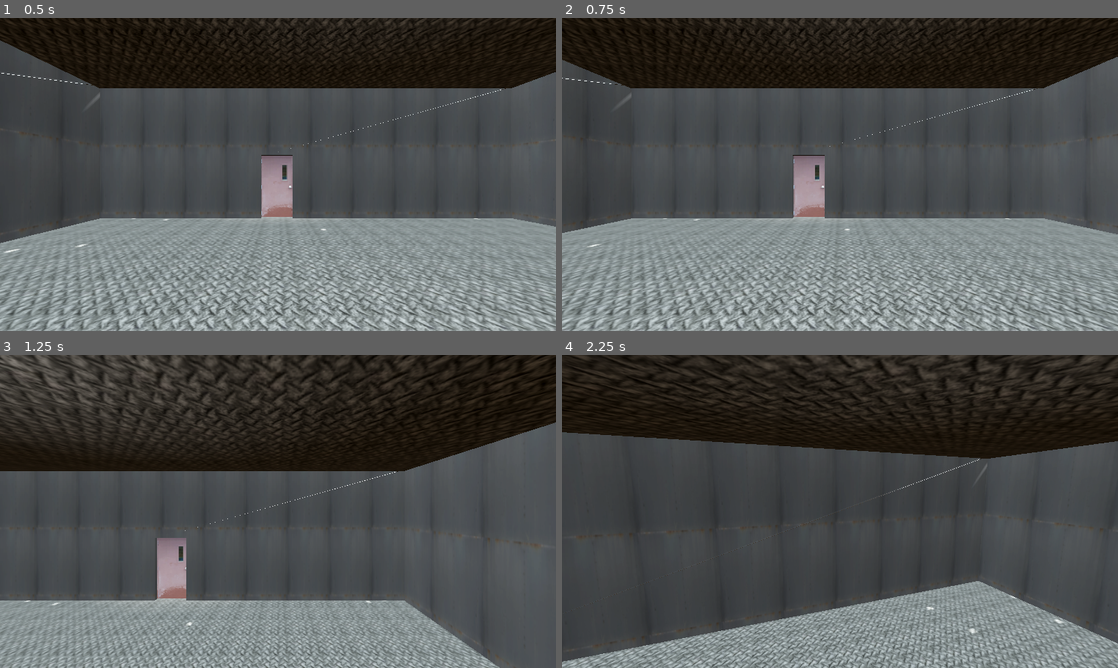
Above: before the commit, frames 1-4 (two rows, left to right).
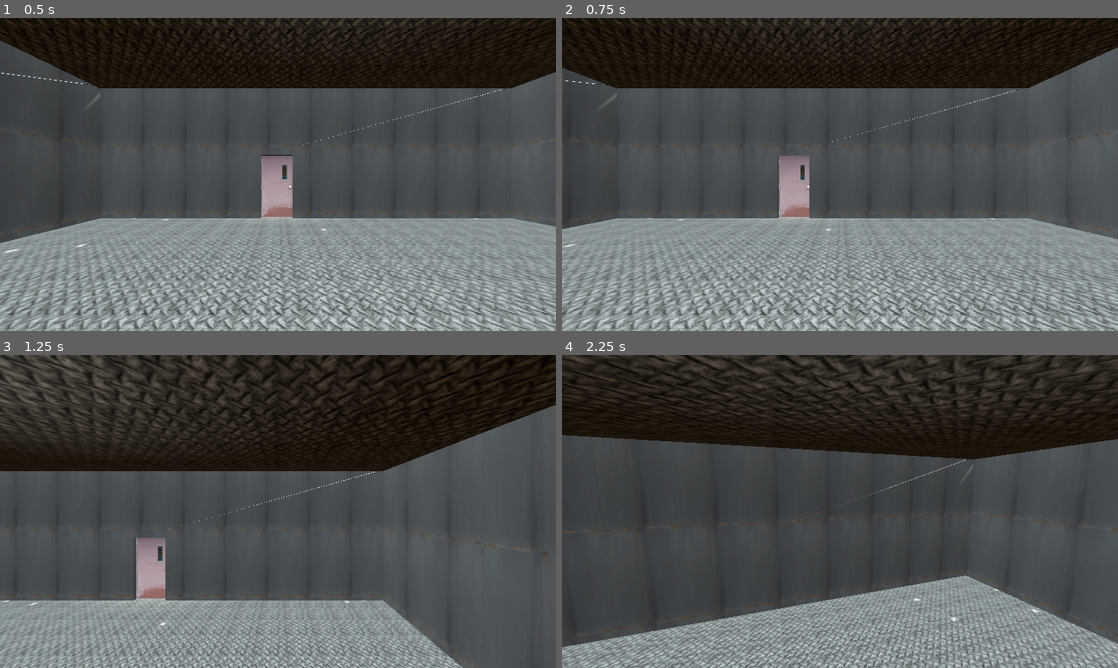
Above: after the commit, the same moments.

Repository: Bri0n/runrotgame
Game: Godot game, scene res://scenes/main.tscn
Same seed, same stepped clock (60 frames per second), same inputs: the game is played once before the commit and once after it.
Inputs (mouse positions are in pixels of both pictures, inside the frame that each line leads up to):
- Up to frame 1 (0.5 s): no input
- Up to frame 2 (0.75 s): tap Enter at 0.5 s; move the mouse to (962, 158) at 0.52 s; hold D (move_right) from 0.53 s (still down); hold Shift (sprint, bound only after the commit) from 0.53 s (still down); click (962, 158) at 0.67 s
- Up to frame 3 (1.25 s): keep holding D (move_right); keep holding Shift (sprint, bound only after the commit); tap Space (jump) at 0.77 s
- Up to frame 4 (2.25 s): move the mouse to (812, 511) at 1.27 s; release D (move_right) at 1.28 s; release Shift (sprint, bound only after the commit) at 1.28 s; hold W (move_forward) from 1.28 s (still down); tap E (interact) at 1.35 s; tap Space (jump) at 1.52 s; tap Shift (sprint, bound only after the commit) at 1.55 s; move the mouse to (851, 505) at 2.02 s; hold P (noclip) from 2.03 s (still down)

Frame 1 is identical in both runs. In frame 2, 16% of the frame differs, in the area x 0-100%, y 0-100%; in frame 3, 10%; in frame 4, 14%.

Commit message:
Implementación básica de sprint, AudioManager y MainTheme

Diff:
--- a/project.godot
+++ b/project.godot
@@ -99,6 +99,11 @@
 "events": [Object(InputEventKey,"resource_local_to_scene":false,"resource_name":"","device":-1,"window_id":0,"alt_press …(192 unchanged characters)…
 ]
 }
+sprint={
+"deadzone": 0.5,
+"events": [Object(InputEventKey,"resource_local_to_scene":false,"resource_name":"","device":0,"window_id":0,"alt_pressed":false,"shift_pressed":false,"ctrl_pressed":false,"meta_pressed":false,"pressed":false,"keycode":0,"physical_keycode":4194325,"key_label":0,"unicode":0,"location":0,"echo":false,"script":null)
+]
+}
 
 [rendering]
 
--- a/scenes/main.tscn
+++ b/scenes/main.tscn
@@ -1,8 +1,9 @@
-[gd_scene load_steps=7 format=3 uid="uid://dn8hadwtayo2g"]
+[gd_scene load_steps=8 format=3 uid="uid://dn8hadwtayo2g"]
 
-[ext_resource type="PackedScene" uid="uid://cukwwoh4efd66" path="res://scenes/starting_area.tscn" id="1_73xcv"]
+[ext_resource type="PackedScene" path="res://scenes/starting_area.tscn" id="1_73xcv"]
 [ext_resource type="Script" path="res://scripts/GameStarter.gd" id="1_irbja"]
 [ext_resource type="PackedScene" uid="uid://c334msi5eywjn" path="res://scenes/player.tscn" id="1_mgspa"]
+[ext_resource type="AudioStream" uid="uid://2trqx48xt366" path="res://audio/music/aerk-core-22-one-257976.mp3" id="4_itupe"]
 
 [sub_resource type="ProceduralSkyMaterial" id="ProceduralSkyMaterial_j6pp0"]
 sky_horizon_color = Color(0.64625, 0.65575, 0.67075, 1)
@@ -18,7 +19,7 @@
 tonemap_mode = 2
 glow_enabled = true
 
-[node name="game" type="Node3D"]
+[node name="Node3D" type="Node3D"]
 script = ExtResource("1_irbja")
 
 [node name="WorldEnvironment" type="WorldEnvironment" parent="."]
@@ -36,10 +37,16 @@
 
 [node name="player" parent="." instance=ExtResource("1_mgspa")]
 transform = Transform3D(1, 0, 0, 0, 1, 0, 0, 0, 1, 0, 0.849772, 0)
-grounded_movement_speed = 275.0
 coyote_time = 0.2
 jump_velocity = 6.0
 airborne_movement_speed = 250.0
 fall_velocity = 1.5
 
+[node name="AudioManager" type="Node3D" parent="."]
+
+[node name="MainTheme" type="AudioStreamPlayer" parent="AudioManager"]
+stream = ExtResource("4_itupe")
+volume_db = -14.054
+autoplay = true
+
 [editable path="current_level/starting_area"]
--- a/scenes/main_menu.gd
+++ b/scenes/main_menu.gd
@@ -3,7 +3,7 @@
 
 # Called when the node enters the scene tree for the first time.
 func _ready() -> void:
-	pass # Replace with function body.
+	$VBoxContainer/StartButton.grab_focus()
 
 
 # Called every frame. 'delta' is the elapsed time since the previous frame.
--- a/scenes/main_menu.tscn
+++ b/scenes/main_menu.tscn
@@ -24,6 +24,7 @@
 
 [node name="StartButton" type="Button" parent="VBoxContainer"]
 layout_mode = 2
+focus_neighbor_top = NodePath("../QuitButton")
 text = "Start"
 
 [node name="OptionsButton" type="Button" parent="VBoxContainer"]
@@ -32,6 +33,7 @@
 
 [node name="QuitButton" type="Button" parent="VBoxContainer"]
 layout_mode = 2
+focus_neighbor_bottom = NodePath("../StartButton")
 text = "Quit"
 
 [connection signal="pressed" from="VBoxContainer/StartButton" to="." method="_on_start_button_pressed"]
--- a/scripts/GlobalConstants.gd
+++ b/scripts/GlobalConstants.gd
@@ -3,6 +3,7 @@
 enum PlayerMovementCommands {
 	NONE,
 	JUMP,
+	SPRINT,
 }
 
 const PLAYER_NAME := "player"
--- a/scripts/player/PlayerMovement.gd
+++ b/scripts/player/PlayerMovement.gd
@@ -7,7 +7,8 @@
 var parameters : PlayerMovementParameters
 
 @export_group("Grounded")
-@export var grounded_movement_speed := 200.0
+@export var grounded_movement_speed := 350.0
+@export var sprint_movement_speed := 500.0
 @export var coyote_time := 0.5
 @export var jump_velocity := 7.00
 
@@ -23,6 +24,7 @@
 	parameters = PlayerMovementParameters.new(
 		camera,
 		grounded_movement_speed,
+		sprint_movement_speed,
 		coyote_time,
 		jump_velocity,
 		fall_velocity,
--- a/scripts/player/PlayerMovementParameters.gd
+++ b/scripts/player/PlayerMovementParameters.gd
@@ -7,6 +7,7 @@
 
 # Grounded
 var grounded_movement_speed : float
+var sprint_movement_speed : float
 var coyote_time : float
 var jump_velocity : float
 
@@ -22,6 +23,7 @@
 func _init(
 	camera : Node3D,
 	grounded_movement_speed : float,
+	sprint_movement_speed : float,
 	coyote_time : float,
 	jump_velocity : float,
 	fall_velocity : float,
@@ -30,6 +32,7 @@
 	):
 	self.camera = camera
 	self.grounded_movement_speed = grounded_movement_speed
+	self.sprint_movement_speed = sprint_movement_speed
 	self.coyote_time = coyote_time
 	self.jump_velocity = jump_velocity
 	self.fall_velocity = fall_velocity
--- a/scripts/player/PlayerStatusGrounded.gd
+++ b/scripts/player/PlayerStatusGrounded.gd
@@ -5,6 +5,7 @@
 const PlayerMovementCommands = preload("res://scripts/GlobalConstants.gd").PlayerMovementCommands
 var _camera: Node3D
 var _movement_speed : float
+var _sprint_speed : float
 var _movement_direction : Vector3 = Vector3.ZERO
 var _player : PlayerMovement
 var _parameters
@@ -19,6 +20,7 @@
 	_camera = parameters.camera
 	_player = player
 	_movement_speed = parameters.grounded_movement_speed
+	_sprint_speed = parameters.sprint_movement_speed
 	_coyote_time = parameters.coyote_time
 	_jump_velocity = parameters.jump_velocity
 	_parameters = parameters
@@ -52,6 +54,14 @@
 
 	_movement_direction = (camera_right * input_direction.x + camera_forward * input_direction.y).normalized()
 
+	if Input.is_action_pressed("sprint"):
+		#_movement_speed = _sprint_speed
+		_movement_speed = move_toward(_movement_speed, _sprint_speed, 10.0)
+
+	else:
+		_movement_speed = _parameters.grounded_movement_speed
+		# _movement_speed = move_toward(_movement_speed, _sprint_speed, 10.0)
+
 func process_input(event: InputEvent) -> void:
 	if event.is_action_pressed("jump"):
 		_handle_jump()
Not shown, added: audio/music/aerk-core-22-one-257976.mp3.import
Not shown, added: audio/music/aerk-core-22-one-257976.mp3
